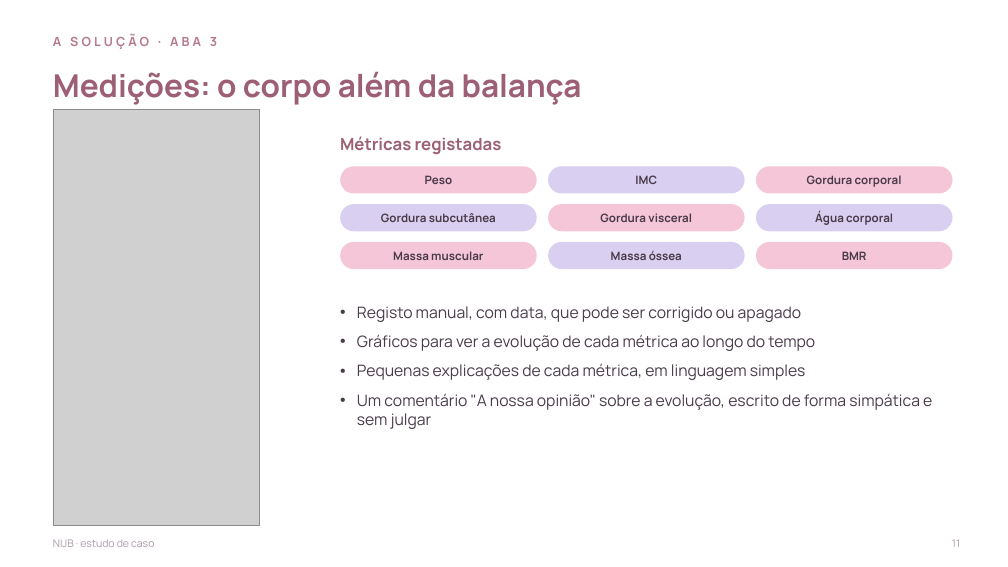
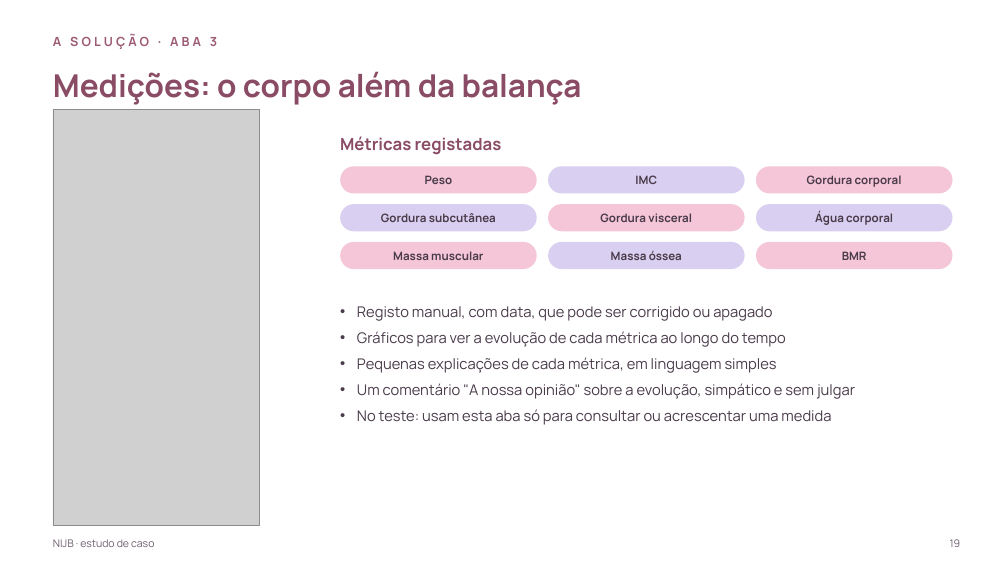
Before and after one commit to nauquero/nau-quero, a slide deck: slide 19 of NIJB-estudo-de-caso-completo.pptx (slide 11 before the commit). Drawn at 1008x567 pixels with LibreOffice and Linux fonts; fonts in the diff are those of the drawing; grey boxes stand for pictures; background and template pictures are left out. Boxes give left, top, right and bottom in pixels: in the first picture for what was removed or moved away, otherwise in the second. Text is boxed around its words. In the diff, an @@ line names an element or a change of style, - is before the commit and + after.

```diff
--- a/NIJB-estudo-de-caso-completo.pptx
+++ b/NIJB-estudo-de-caso-completo.pptx
@@ text "A SOLUÇÃO · ABA 3" at box(53, 34, 217, 49): text colour #B5798E to #9C5A74 @@
@@ text "Medições: o corpo além da ..." at box(53, 71, 582, 105): text colour #9C5F76 to #8A4B65 @@
@@ text "Métricas registadas" at box(340, 136, 502, 155): text colour #9C5F76 to #8A4B65 @@
@@ text at box(357, 306, 786, 373): size 15 to 14 pt in "Registo manual, com data, que pode ser ...", "Gráficos para ver a evolução de cada ...", "Pequenas explicações de cada métrica, em linguagem ..."; less space between paragraphs @@
@@ text at box(357, 383, 855, 425): text changed; size 15 to 14 pt @@
-• Um comentário "A nossa opinião" sobre a evolução, escrito de forma simpática e sem julgar
+• Um comentário "A nossa opinião" sobre a evolução, simpático e sem julgar
+• No teste: usam esta aba só para consultar ou acrescentar uma medida
@@ text "NIJB · estudo de caso" at box(53, 539, 154, 547): text colour #A99BA9 to #6E5F6E @@
@@ text at box(950, 539, 961, 547): text changed; text colour #A99BA9 to #6E5F6E @@
-11
+19
```
Also in this commit, not shown: 25 other slides changed, 16 slides added, 2 slides removed.
